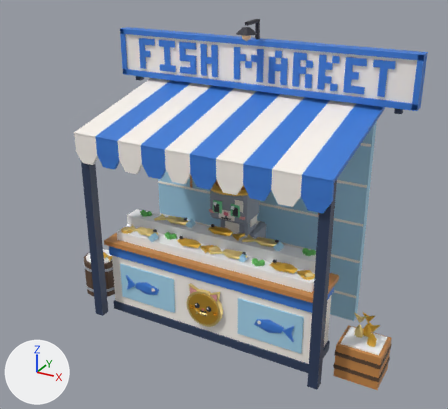
An edit to the FBX model assets/cat-cafe/exports/CatCafe_Street_FishMarket.fbx, drawn before and after from the same camera.
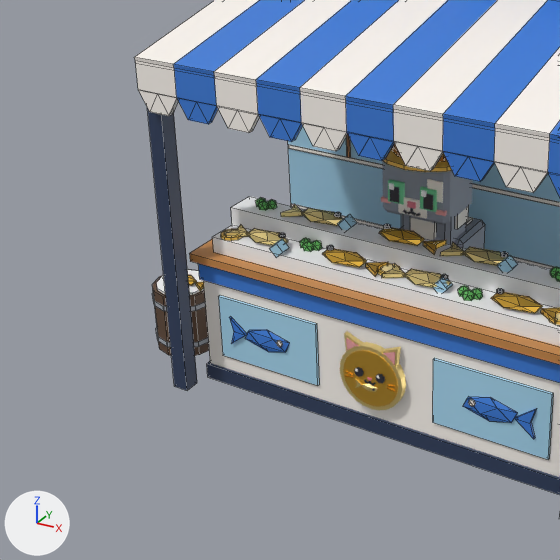
There are two pictures of each version: one whole from a camera (50 mm lens) standing at (0.0846, -0.155, 0.1191) and looking at (0.0008, -0.0025, 0.0428), one close up on the part from 0% to 69% of the width and 25% to 100% of the height. Lighting does not change. The marker at lower left points along +X, +Y and +Z. The last two pictures show the newer version. The close-ups show mesh edges as thin lines. Where no turn or scale is listed for an object, it has been applied to the vertices.

The older version as bpy lines, for what is in view:
```python
me_catcafe_street_fishmarket = bpy.data.meshes.new('CatCafe_Street_FishMarket')
me_catcafe_street_fishmarket.from_pydata(...)  # 2064 vertices, 2099 faces; spans x -0.0542..0.0552, y -0.0203..0.0221, z 0.0..0.095
me_catcafe_street_fishmarket.materials.append(mat_catcafe_palette)
me_catcafe_street_fishmarket_cat_body = bpy.data.meshes.new('CatCafe_Street_FishMarket_Cat_Body')
me_catcafe_street_fishmarket_cat_body.from_pydata(...)  # 112 vertices, 112 faces; spans x -0.007..0.007, y -0.0053..0.0079, z 0.0..0.0157
me_catcafe_street_fishmarket_cat_body.materials.append(mat_catcafe_palette)
me_catcafe_street_fishmarket_cat_head = bpy.data.meshes.new('CatCafe_Street_FishMarket_Cat_Head')
me_catcafe_street_fishmarket_cat_head.from_pydata(...)  # 112 vertices, 92 faces; spans x -0.00655..0.00656, y -0.00805..0.00328, z -0.00143..0.00997
me_catcafe_street_fishmarket_cat_head.materials.append(mat_catcafe_palette)
ob_catcafe_street_fishmarket = bpy.data.objects.new('CatCafe_Street_FishMarket', me_catcafe_street_fishmarket)
ob_catcafe_street_fishmarket.location = (0.0, 0.0, 0.0)
ob_catcafe_street_fishmarket_cat_body = bpy.data.objects.new('CatCafe_Street_FishMarket_Cat_Body', me_catcafe_street_fishmarket_cat_body)
ob_catcafe_street_fishmarket_cat_body.location = (0.0, 0.0095, 0.0221)
ob_catcafe_street_fishmarket_cat_head = bpy.data.objects.new('CatCafe_Street_FishMarket_Cat_Head', me_catcafe_street_fishmarket_cat_head)
ob_catcafe_street_fishmarket_cat_head.location = (0.0, 0.0081, 0.0366)
# also in view: 'CatCafe_Street_FishMarket_Coin' at (0.0, -0.0136, 0.0122)
```
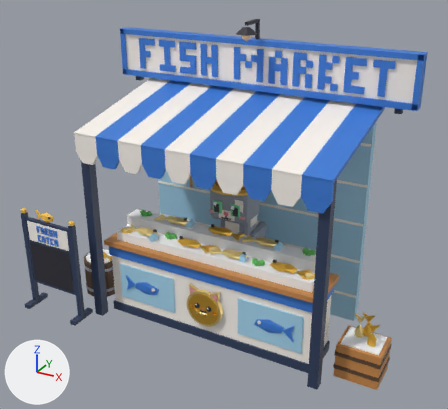
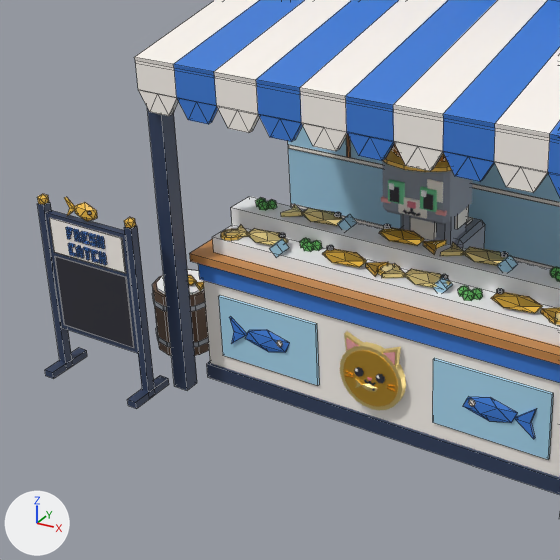
Commit message: Fish Market: Fresh Catch chalkboard (F94)

The change, as a diff of the scene's bpy script:
```diff
--- a/assets/cat-cafe/exports/CatCafe_Street_FishMarket.fbx.py
+++ b/assets/cat-cafe/exports/CatCafe_Street_FishMarket.fbx.py
@@ me_catcafe_street_fishmarket @@
-me_catcafe_street_fishmarket.from_pydata(...)  # 2064 vertices, 2099 faces; spans x -0.0542..0.0552, y -0.0203..0.0221, z 0.0..0.095
+me_catcafe_street_fishmarket.from_pydata(...)  # 2534 vertices, 2578 faces; spans x -0.0637..0.0552, y -0.028..0.0221, z 0.0..0.095
+# me_catcafe_street_fishmarket part 1: a new loose piece, a box spanning x -0.0431..-0.0415, y -0.0243..-0.0227, z 0.0..0.0345, in mat_catcafe_palette
+# me_catcafe_street_fishmarket part 2: a new loose piece, a box spanning x -0.0433..-0.0413, y -0.028..-0.019, z 0.0..0.0014, in mat_catcafe_palette
+# me_catcafe_street_fishmarket part 3: a new loose piece, an icosphere of 20 faces spanning x -0.0433..-0.0413, y -0.0244..-0.0226, z 0.0341..0.0363, in mat_catcafe_palette
+# me_catcafe_street_fishmarket part 4: a new loose piece, a box spanning x -0.0635..-0.0619, y -0.0243..-0.0227, z 0.0..0.0345, in mat_catcafe_palette
+# me_catcafe_street_fishmarket part 5: a new loose piece, a box spanning x -0.0637..-0.0617, y -0.028..-0.019, z 0.0..0.0014, in mat_catcafe_palette
+# me_catcafe_street_fishmarket part 6: a new loose piece, an icosphere of 20 faces spanning x -0.0637..-0.0617, y -0.0244..-0.0226, z 0.0341..0.0363, in mat_catcafe_palette
+# me_catcafe_street_fishmarket part 7: a new loose piece, a box spanning x -0.062..-0.043, y -0.0241..-0.0229, z 0.009..0.033, in mat_catcafe_palette
+# me_catcafe_street_fishmarket part 8: a new loose piece, a box spanning x -0.061..-0.044, y -0.02425..-0.02409, z 0.0253..0.0322, in mat_catcafe_palette
+# me_catcafe_street_fishmarket part 9: the loose piece of 30 vertices spanning x -0.043..-0.037, y 0.0179..0.0186, z 0.0765..0.0865 is copied, and the copy is scaled about its middle by (0.225, 0.5, 0.225), then moved by (-0.0161, -0.0427, -0.0512); it spans x -0.0568..-0.0554, y -0.0246..-0.0242, z 0.0292..0.0315
+# me_catcafe_street_fishmarket part 10: the loose piece of 44 vertices spanning x 0.013..0.019, y 0.0179..0.0186, z 0.0765..0.0865 is copied, and the copy is scaled about its middle by (0.225, 0.5, 0.225), then moved by (-0.0703, -0.0427, -0.0512); it spans x -0.055..-0.0536, y -0.0246..-0.0242, z 0.0292..0.0315
+# me_catcafe_street_fishmarket part 11: the loose piece of 32 vertices spanning x 0.029..0.035, y 0.0179..0.0186, z 0.0765..0.0865 is copied, and the copy is scaled about its middle by (0.225, 0.5, 0.225), then moved by (-0.0845, -0.0427, -0.0512); it spans x -0.0532..-0.0518, y -0.0246..-0.0242, z 0.0292..0.0315
+# me_catcafe_street_fishmarket part 12: the loose piece of 32 vertices spanning x -0.027..-0.021, y 0.0179..0.0186, z 0.0765..0.0865 is copied, and the copy is scaled about its middle by (0.225, 0.5, 0.225), then moved by (-0.0267, -0.0427, -0.0512); it spans x -0.0514..-0.05, y -0.0246..-0.0242, z 0.0292..0.0315
+# me_catcafe_street_fishmarket part 13: the loose piece of 48 vertices spanning x -0.019..-0.013, y 0.0179..0.0186, z 0.0765..0.0865 is copied, and the copy is scaled about its middle by (0.225, 0.5, 0.225), then moved by (-0.0329, -0.0427, -0.0512); it spans x -0.0496..-0.0482, y -0.0246..-0.0242, z 0.0292..0.0315
+# me_catcafe_street_fishmarket part 14: the loose piece of 44 vertices spanning x -0.011..-0.005, y 0.0214..0.0221, z 0.0765..0.0865 is copied, and the copy is scaled about its middle by (0.225, 0.5, 0.225), then moved by (-0.0463, -0.0462, -0.0544); it spans x -0.055..-0.0536, y -0.0246..-0.0242, z 0.026..0.0283
+# me_catcafe_street_fishmarket part 15: the loose piece of 48 vertices spanning x -0.019..-0.013, y 0.0179..0.0186, z 0.0765..0.0865 is copied, and the copy is scaled about its middle by (0.225, 0.5, 0.225), then moved by (-0.0329, -0.0427, -0.0544); it spans x -0.0496..-0.0482, y -0.0246..-0.0242, z 0.026..0.0283
+# me_catcafe_street_fishmarket part 16: a new loose piece, an icosphere of 20 faces spanning x -0.0552..-0.0498, y -0.0243..-0.0227, z 0.0331..0.0369, in mat_catcafe_palette
+# me_catcafe_street_fishmarket part 17: a new loose piece of 28 vertices spanning x -0.0568..-0.0554, y -0.0246..-0.0242, z 0.026..0.0283, in mat_catcafe_palette
+# me_catcafe_street_fishmarket part 18: a new loose piece of 28 vertices spanning x -0.0514..-0.05, y -0.0246..-0.0242, z 0.026..0.0283, in mat_catcafe_palette
+# me_catcafe_street_fishmarket part 19: 8 vertices added at x -0.0571..-0.0549, y -0.0238..-0.0232, z 0.0332..0.0368
+# other edits to the shape of me_catcafe_street_fishmarket do not show in these pictures
 me_catcafe_street_fishmarket.materials.append(mat_catcafe_palette)
@@ ob_catcafe_street_fishmarket_freshcatch @@
+ob_catcafe_street_fishmarket_freshcatch = bpy.data.objects.new('CatCafe_Street_FishMarket_FreshCatch', me_catcafe_street_fishmarket_freshcatch)  # 8 vertices, 6 faces; spans x -0.061..-0.044, y -0.0242..-0.0241, z 0.01..0.0245
+ob_catcafe_street_fishmarket_freshcatch.location = (0.0, 0.0, 0.0)
```

Boxes [x1, y1, x2, y2] around the edits, measured in the close-ups (560 x 560 px):
'CatCafe_Street_FishMarket', reshaped: before [134, 0, 560, 495]; after [37, 0, 560, 495]
'CatCafe_Street_FishMarket_FreshCatch', added: after [55, 256, 134, 348]
part 1 of me_catcafe_street_fishmarket, added (blue): after [124, 225, 154, 392]
part 2 of me_catcafe_street_fishmarket, added (blue): after [128, 375, 169, 409]
part 3 of me_catcafe_street_fishmarket, added: after [124, 217, 136, 228]
part 4 of me_catcafe_street_fishmarket, added (blue): after [37, 202, 72, 363]
part 5 of me_catcafe_street_fishmarket, added (blue): after [45, 348, 87, 379]
part 6 of me_catcafe_street_fishmarket, added: after [37, 194, 49, 204]
part 7 of me_catcafe_street_fishmarket, added: after [46, 210, 138, 353]
part 8 of me_catcafe_street_fishmarket, added: after [49, 218, 126, 273]
part 9 of me_catcafe_street_fishmarket, added: after [66, 227, 73, 239]
part 10 of me_catcafe_street_fishmarket, added: after [73, 229, 82, 242]
part 11 of me_catcafe_street_fishmarket, added: after [81, 231, 89, 244]
part 12 of me_catcafe_street_fishmarket, added: after [89, 233, 97, 247]
part 13 of me_catcafe_street_fishmarket, added: after [96, 235, 105, 249]
part 14 of me_catcafe_street_fishmarket, added: after [76, 245, 84, 258]
part 15 of me_catcafe_street_fishmarket, added: after [98, 251, 107, 265]
part 16 of me_catcafe_street_fishmarket, added: after [74, 202, 98, 221]
part 17 of me_catcafe_street_fishmarket, added: after [68, 243, 76, 256]
part 18 of me_catcafe_street_fishmarket, added: after [91, 249, 99, 263]
part 19 of me_catcafe_street_fishmarket, added: after [64, 197, 75, 216]
